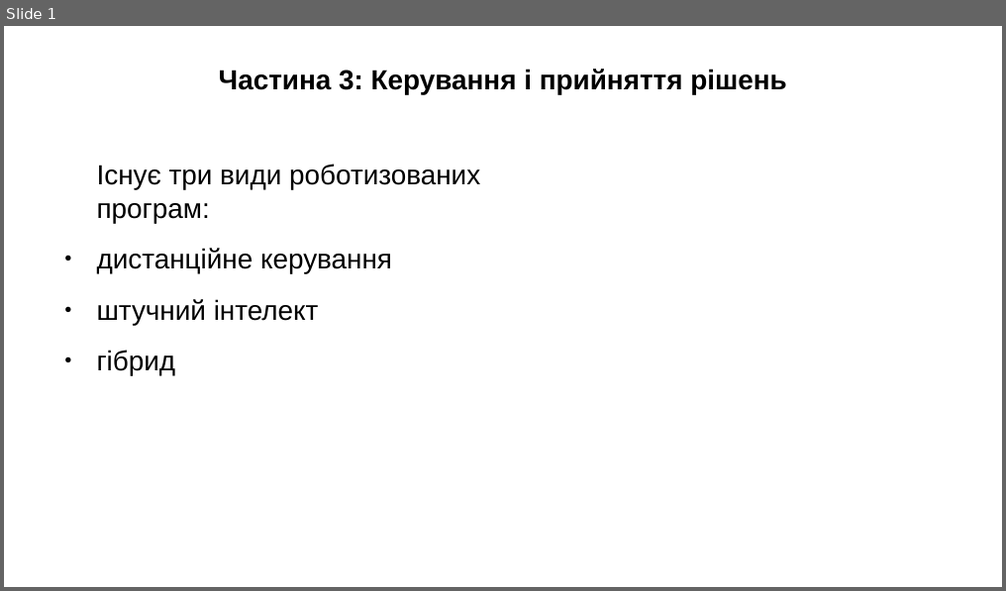
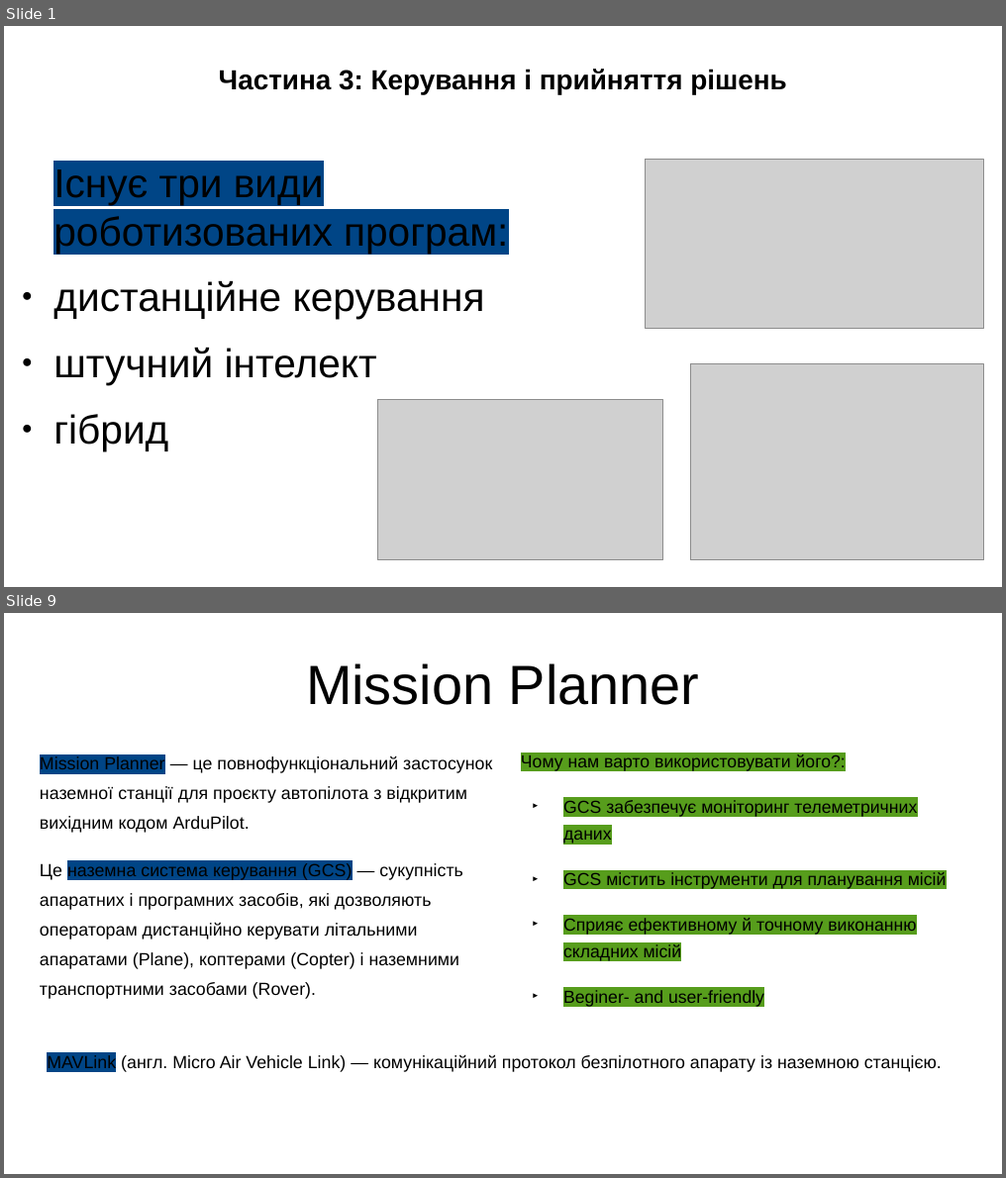
Before and after one commit to viacheslav-davydenko-26-kse/kse-cs101-group-presentation, a slide deck: blocks/03_viacheslav/assets/slides.odp. Shown one above the other, each under a label of ours: slide 1 before the commit, slides 1 and 9 after it; the slides between them are not shown. The pictures are 1006x591 and 1006x1178 pixels, drawn with LibreOffice and Linux fonts; fonts in the diff are those of the drawing; grey boxes stand for pictures. Boxes give left, top, right and bottom in pixels: in the first picture for what was removed or moved away, otherwise in the second. Text is boxed around its words. In the diff, an @@ line names an element or a change of style, - is before the commit and + after.

```diff
--- a/blocks/03_viacheslav/assets/slides.odp
+++ b/blocks/03_viacheslav/assets/slides.odp
@@ slide 9 added at (x1=4, y1=613, x2=1002, y2=1174), background #FFFFFF @@
@@ title added at (x1=306, y1=663, x2=700, y2=705), 44 pt, text #000000 @@
+Mission Planner
@@ text added at (x1=40, y1=757, x2=492, y2=999), 14 pt, text #000000 @@
+Mission Planner — це повнофункціональний застосунок наземної станції для проєкту автопілота з відкритим вихідним кодом ArduPilot.
+Це наземна система керування (GCS) — сукупність апаратних і програмних засобів, які дозволяють операторам дистанційно керувати літальними апаратами (Plane), коптерами (Copter) і наземними транспортними засобами (Rover).
@@ text added at (x1=521, y1=755, x2=946, y2=1007), 13.9 pt, text #000000 @@
+Чому нам варто використовувати його?:
+► GCS забезпечує моніторинг телеметричних даних
+► GCS містить інструменти для планування місій
+► Сприяє ефективному й точному виконанню складних місій
+► Beginer- and user-friendly
@@ text added at (x1=47, y1=1055, x2=942, y2=1072), 14 pt, text #000000 @@
+MAVLink (англ. Micro Air Vehicle Link) — комунікаційний протокол безпілотного апарату із наземною станцією.
@@ slide 1 changed as well @@
@@ text "Існує три види роботизованих програм:" moved from (x1=97, y1=164, x2=480, y2=375) to (x1=54, y1=170, x2=508, y2=452) @@
@@ text "Існує три види роботизованих програм:" at (x1=54, y1=170, x2=508, y2=452): size 22 to 32 pt; highlight none to #004586 in "Існує три види роботизованих програм:" @@
@@ picture added at (x1=647, y1=160, x2=985, y2=329) @@
@@ picture added at (x1=690, y1=365, x2=985, y2=562) @@
@@ picture added at (x1=377, y1=400, x2=663, y2=561) @@
```
Also in this commit, not shown: 9 other slides added, 5 other files.
